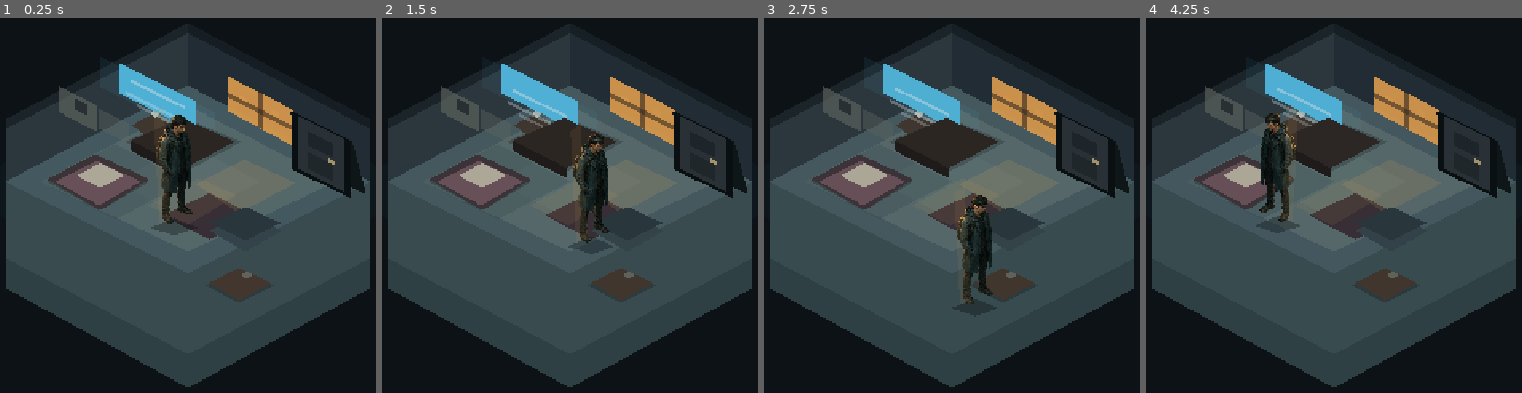
Above: before the commit, frames 1-4 (left to right).
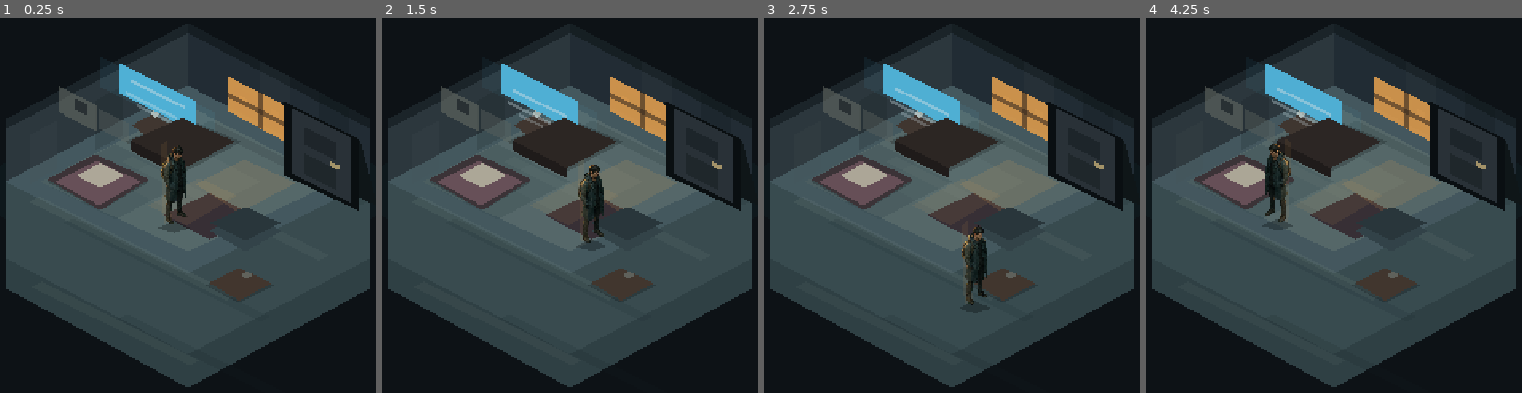
Above: after the commit, the same moments.

Repository: h4dtk6rb9k-cell/youAreNotAlone
Game: Godot game, scene res://levels/level_01_apartment/Level01Apartment.tscn
Two runs of this game, one before a commit and one after it. Both use one fixed random seed, a clock stepped at 60 frames per second and the inputs below.
Inputs:
- Up to frame 1 (0.25 s): no input
- Up to frame 2 (1.5 s): tap Enter at 0.5 s; hold D (move_right) 0.53-1.28 s; hold E (interact) 0.53-1.28 s; hold S (move_down) from 1.28 s (still down); tap E (interact) at 1.35 s
- Up to frame 3 (2.75 s): release S (move_down) at 2.03 s; hold D (move_right) from 2.03 s (still down); hold E (interact) from 2.03 s (still down)
- Up to frame 4 (4.25 s): release D (move_right) at 2.78 s; release E (interact) at 2.78 s; hold W (move_up) 2.78-3.53 s; tap E (interact) at 2.85 s; hold A (move_left) from 3.53 s (still down); hold E (interact) from 3.53 s (still down)

The runs differ from the first frame. In frame 1, 3.2% of the frame differs, in the area x 40-99%, y 22-58%; in frame 2, 3.4%; in frame 3, 3.2%; in frame 4, 3.4%, in the area x 29-99%, y 22-58%.

Commit message:
Improve object map scale and screenshot capture

Diff:
--- a/core/ScreenshotManager.gd
+++ b/core/ScreenshotManager.gd
@@ -6,6 +6,7 @@
 const EDITOR_OUTPUT_PATH := "res://docs/reference/current_level_screenshot.png"
 const RELEASE_OUTPUT_PATH := "user://current_level_screenshot.png"
 const CAPTURE_ARG := "--capture-screenshot"
+const CAPTURE_OUTPUT_PREFIX := "--screenshot-output="
 
 @export var auto_capture_delay_seconds: float = 1.0
 
@@ -15,7 +16,7 @@
 
 func _ready() -> void:
 	process_mode = Node.PROCESS_MODE_ALWAYS
-	output_path = _default_output_path()
+	output_path = _capture_output_path()
 	auto_capture_requested = OS.get_cmdline_args().has(CAPTURE_ARG)
 	if auto_capture_requested:
 		_capture_after_delay()
@@ -33,6 +34,9 @@
 
 
 func _capture_after_delay() -> void:
+	if DisplayServer.get_name() == "headless":
+		_fail("Screenshot capture requires a graphical display; headless capture is not a valid Screenshot Gate source.")
+		return
 	await get_tree().create_timer(auto_capture_delay_seconds).timeout
 	save_current_viewport(output_path)
 
@@ -78,3 +82,14 @@
 		return EDITOR_OUTPUT_PATH
 	push_warning("ScreenshotManager is running outside editor; saving screenshots to user://.")
 	return RELEASE_OUTPUT_PATH
+
+
+func _capture_output_path() -> String:
+	for arg in OS.get_cmdline_args():
+		if arg.begins_with(CAPTURE_OUTPUT_PREFIX):
+			var custom_path := arg.trim_prefix(CAPTURE_OUTPUT_PREFIX)
+			if not custom_path.is_empty():
+				return custom_path
+	if OS.get_cmdline_args().has(CAPTURE_ARG):
+		return EDITOR_OUTPUT_PATH
+	return _default_output_path()
--- a/levels/level_01_apartment/Level01Apartment.tscn
+++ b/levels/level_01_apartment/Level01Apartment.tscn
@@ -217,6 +217,26 @@
 color = Color(0.22, 0.30, 0.32, 0.3)
 polygon = PackedVector2Array(-236, 8, -116, -52, 0, 8, -116, 68)
 
+[node name="FloorBoardA" type="Polygon2D" parent="Room"]
+z_index = -17
+color = Color(0.54, 0.60, 0.56, 0.16)
+polygon = PackedVector2Array(-254, 40, -238, 32, 78, 190, 62, 198)
+
+[node name="FloorBoardB" type="Polygon2D" parent="Room"]
+z_index = -17
+color = Color(0.12, 0.18, 0.19, 0.18)
+polygon = PackedVector2Array(-200, 74, -184, 66, 132, 224, 116, 232)
+
+[node name="FloorBoardC" type="Polygon2D" parent="Room"]
+z_index = -17
+color = Color(0.55, 0.61, 0.57, 0.11)
+polygon = PackedVector2Array(-106, -24, -90, -32, 226, 126, 210, 134)
+
+[node name="FloorBoardD" type="Polygon2D" parent="Room"]
+z_index = -17
+color = Color(0.10, 0.15, 0.16, 0.16)
+polygon = PackedVector2Array(20, -82, 36, -90, 292, 38, 276, 46)
+
 [node name="QuietRug" type="Polygon2D" parent="Room"]
 z_index = -17
 position = Vector2(34, 62)
@@ -243,6 +263,16 @@
 color = Color(0.12, 0.17, 0.18, 0.34)
 polygon = PackedVector2Array(-292, 130, 0, 284, 292, 130, 292, 178, 0, 338, -292, 178)
 
+[node name="LowerFloorBoardA" type="Polygon2D" parent="Room"]
+z_index = -18
+color = Color(0.56, 0.61, 0.57, 0.10)
+polygon = PackedVector2Array(-250, 176, -234, 168, 18, 294, 2, 302)
+
+[node name="LowerFloorBoardB" type="Polygon2D" parent="Room"]
+z_index = -18
+color = Color(0.08, 0.13, 0.14, 0.16)
+polygon = PackedVector2Array(-112, 228, -96, 220, 156, 346, 140, 354)
+
 [node name="BackWallLeft" type="Polygon2D" parent="Room"]
 z_index = -16
 color = Color(0.19, 0.23, 0.25, 1)
@@ -262,6 +292,26 @@
 z_index = -15
 color = Color(0.09, 0.115, 0.13, 1)
 polygon = PackedVector2Array(0, -246, 292, -92, 292, -76, 0, -230)
+
+[node name="WallPanelLeftA" type="Polygon2D" parent="Room"]
+z_index = -14
+color = Color(0.31, 0.35, 0.35, 0.16)
+polygon = PackedVector2Array(-254, -66, -210, -90, -210, -12, -254, 12)
+
+[node name="WallPanelLeftB" type="Polygon2D" parent="Room"]
+z_index = -14
+color = Color(0.06, 0.08, 0.09, 0.18)
+polygon = PackedVector2Array(-148, -122, -104, -146, -104, -66, -148, -42)
+
+[node name="WallPanelRightA" type="Polygon2D" parent="Room"]
+z_index = -14
+color = Color(0.30, 0.34, 0.35, 0.12)
+polygon = PackedVector2Array(116, -184, 164, -160, 164, -82, 116, -106)
+
+[node name="WallPanelRightB" type="Polygon2D" parent="Room"]
+z_index = -14
+color = Color(0.055, 0.075, 0.085, 0.22)
+polygon = PackedVector2Array(210, -134, 258, -110, 258, -34, 210, -58)
 
 [node name="WarmWindow" type="Polygon2D" parent="Room"]
 z_index = -14
@@ -480,6 +530,7 @@
 
 [node name="Door" type="Node2D" parent="Room/Props"]
 position = Vector2(213, -48)
+scale = Vector2(1.25, 1.25)
 
 [node name="CorridorPocket" type="Polygon2D" parent="Room/Props/Door"]
 z_index = -3
--- a/player/Player.tscn
+++ b/player/Player.tscn
@@ -12,27 +12,27 @@
 collision_layer = 2
 collision_mask = 1
 script = ExtResource("1_player_script")
-metadata/visual_height_px = 181
+metadata/visual_height_px = 130
 metadata/intended_scale_note = "Player origin is the foot anchor. Sprite bottom, shadow, and collision footprint must stay aligned to y=0."
 
 [node name="Shadow" type="Polygon2D" parent="."]
 z_index = -1
 color = Color(0, 0, 0, 0.32)
-polygon = PackedVector2Array(-38, 4, 0, -12, 38, 4, 0, 16)
+polygon = PackedVector2Array(-26, 4, 0, -8, 26, 4, 0, 12)
 
 [node name="Visual" type="Node2D" parent="."]
 
 [node name="FeetAnchor" type="Marker2D" parent="Visual"]
 
 [node name="CharacterSprite" type="Sprite2D" parent="Visual"]
-position = Vector2(0, -90.32)
-scale = Vector2(0.16, 0.16)
+position = Vector2(0, -64.985)
+scale = Vector2(0.115, 0.115)
 texture = ExtResource("2_player_texture")
 
 [node name="WarmRim" type="Polygon2D" parent="Visual"]
-position = Vector2(-17, -98)
+position = Vector2(-12, -70)
 color = Color(0.95, 0.66, 0.32, 0.10)
-polygon = PackedVector2Array(-16, -82, 0, -94, 12, 88, -7, 96)
+polygon = PackedVector2Array(-10, -58, 0, -66, 8, 62, -5, 68)
 
 [node name="CollisionShape2D" type="CollisionShape2D" parent="."]
 position = Vector2(0, -16)
--- a/tests/qa_level_01.gd
+++ b/tests/qa_level_01.gd
@@ -121,8 +121,8 @@
 	if player == null:
 		return
 	var visual_height: Variant = player.get_meta("visual_height_px", 0)
-	if int(visual_height) < 170 or int(visual_height) > 195:
-		errors.append("Player visual height metadata is outside believable range for current room.")
+	if int(visual_height) < 122 or int(visual_height) > 138:
+		errors.append("Player visual height metadata is outside believable range for object-built room.")
 
 
 func _check_player_foot_anchor(level: Node, errors: Array[String]) -> void:
Not shown, changed: docs/project/reference/level_01_visual_direction_selected.png.import
Not shown, changed: docs/project/reference/visual_target.png.import
Not shown, changed: docs/SCREENSHOT_WORKFLOW.md
Not shown, changed: docs/project/STILL_CITY_PROJECT_PROFILE.md
Not shown, added: tools/capture_level_screenshot.sh
